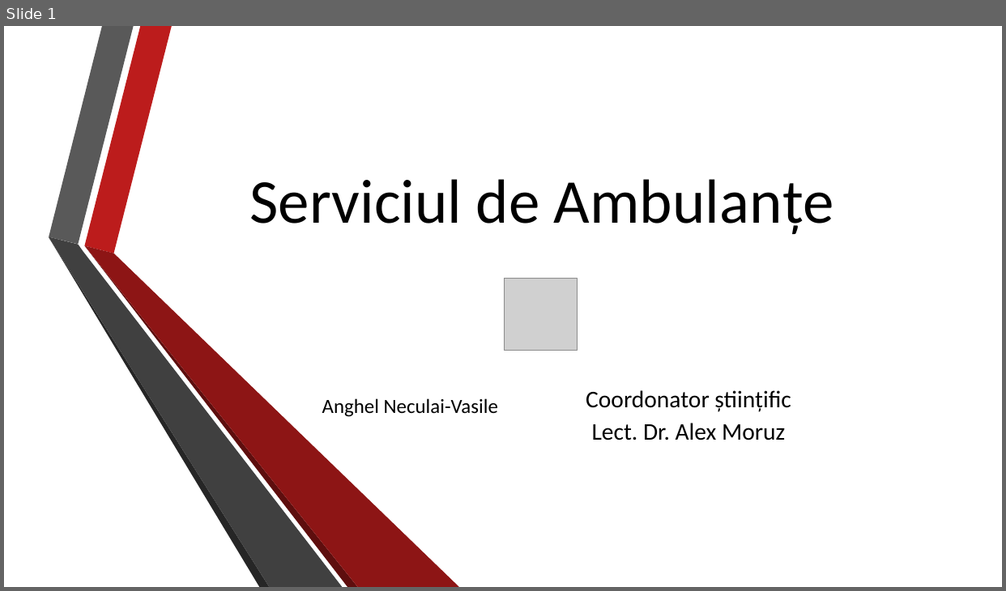
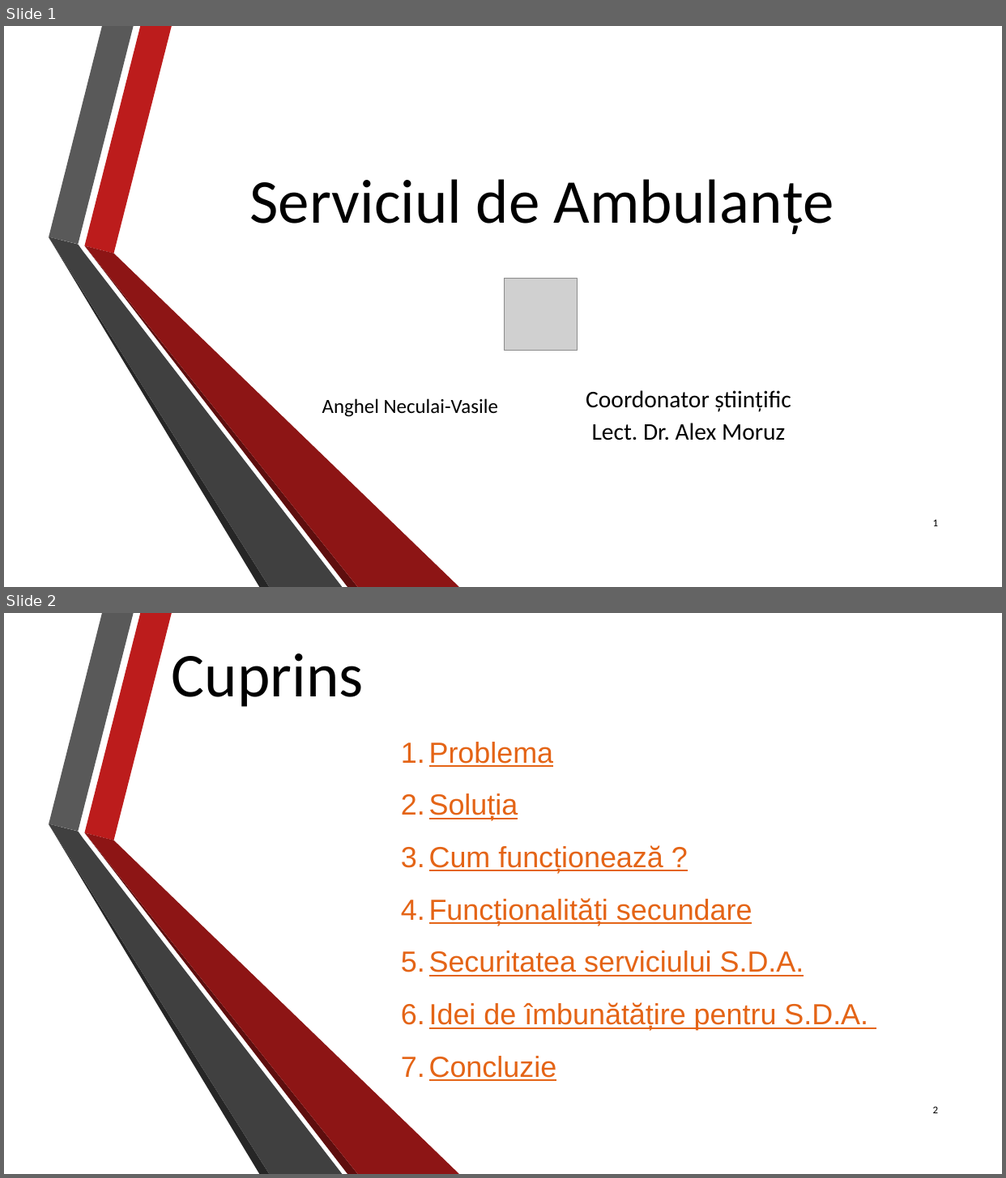
Before and after one commit to uidq3194/Licenta2018AnghelNeculaiVasile, a slide deck: SDA - Anghel Neculai-Vasile .pptx. Shown one above the other, each under a label of ours: slide 1 before the commit, slides 1 and 2 after it. The pictures are 1006x591 and 1006x1178 pixels, drawn with LibreOffice and Linux fonts; fonts in the diff are those of the drawing; grey boxes stand for pictures; background and template pictures are left out. Boxes give left, top, right and bottom in pixels: in the first picture for what was removed or moved away, otherwise in the second. Text is boxed around its words. In the diff, an @@ line names an element or a change of style, - is before the commit and + after.

```diff
--- a/SDA - Anghel Neculai-Vasile .pptx
+++ b/SDA - Anghel Neculai-Vasile .pptx
@@ slide 2 added at box(4, 613, 1002, 1174), background picture (left out); not listed: 6 template elements that a slide beside it also shows @@
@@ text added at box(172, 653, 364, 707), 60 pt, text #000000 @@
+Cuprins
@@ text added at box(429, 742, 868, 1081), 28 pt, text #E46416, underline @@
+1. Problema
+2. Soluția
+3. Cum funcționează ?
+4. Funcționalități secundare
+5. Securitatea serviciului S.D.A.
+6. Idei de îmbunătățire pentru S.D.A.
+7. Concluzie
@@ page number added at box(933, 1106, 938, 1114), 10 pt, text #000000 @@
+2
@@ slide 1 changed as well @@
@@ page number added at box(933, 519, 938, 527), 10 pt, text #000000 @@
+1
```
Also in this commit, not shown: 11 other slides changed.
